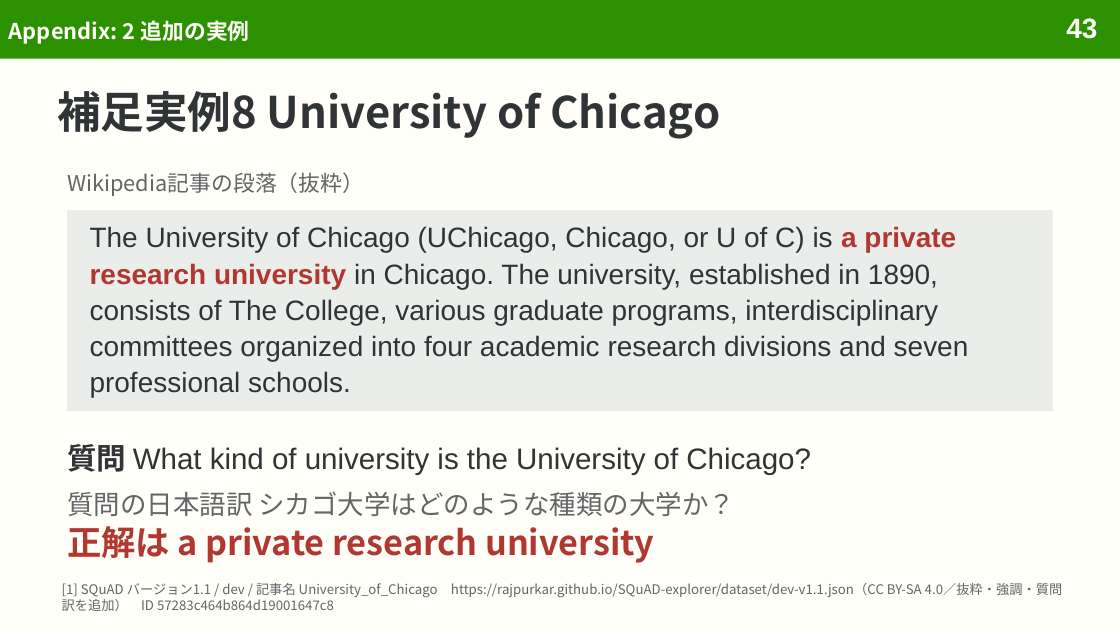
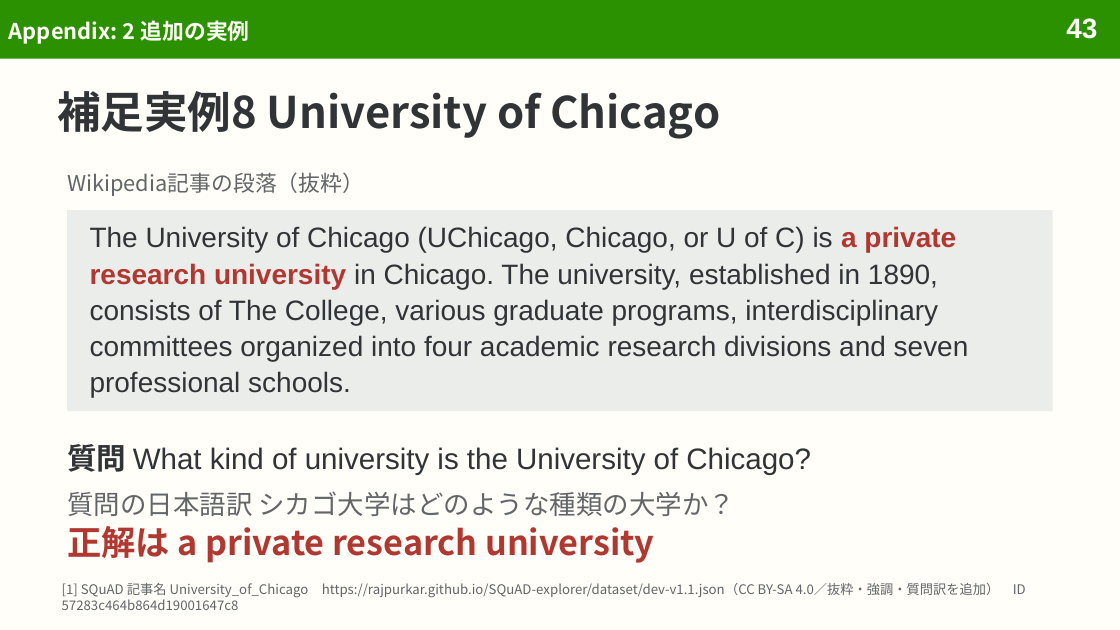
Before and after one commit to sasakiy84/datasets-in-10-minutes, a slide deck: slide 43 of slides/datasets-in-10-minutes-squad.pptx. Drawn at 1120x630 pixels with LibreOffice and Linux fonts; fonts in the diff are those of the drawing. Boxes give left, top, right and bottom in pixels: in the first picture for what was removed or moved away, otherwise in the second. Text is boxed around its words. In the diff, an @@ line names an element or a change of style, - is before the commit and + after.

Commit message:
Refine slide hierarchy, citations and dataset visual layouts

```diff
--- a/slides/datasets-in-10-minutes-squad.pptx
+++ b/slides/datasets-in-10-minutes-squad.pptx
@@ text at bbox=[62, 583, 1026, 598]: text changed @@
-[1] SQuAD バージョン1.1 / dev / 記事名 University_of_Chicago https://rajpurkar.github.io/SQuAD-explorer/dataset/dev-v1.1.json（CC BY-SA 4.0／抜粋・強調・質問訳を追加） ID 57283c464b864d19001647c8
+[1] SQuAD 記事名 University_of_Chicago https://rajpurkar.github.io/SQuAD-explorer/dataset/dev-v1.1.json（CC BY-SA 4.0／抜粋・強調・質問訳を追加） ID 57283c464b864d19001647c8
```
Also in this commit, not shown: 46 other slides changed, 10 other files.
